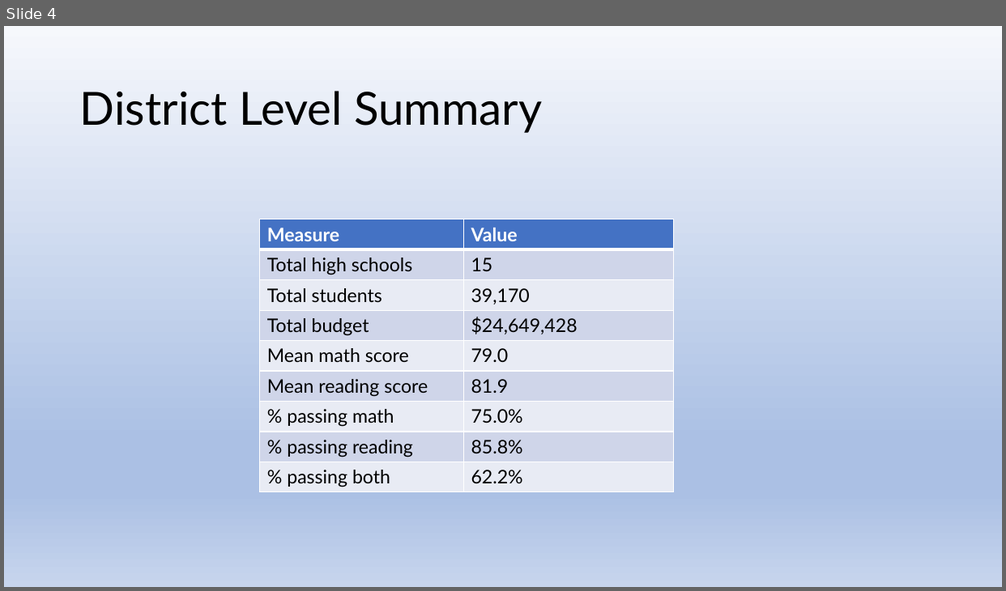
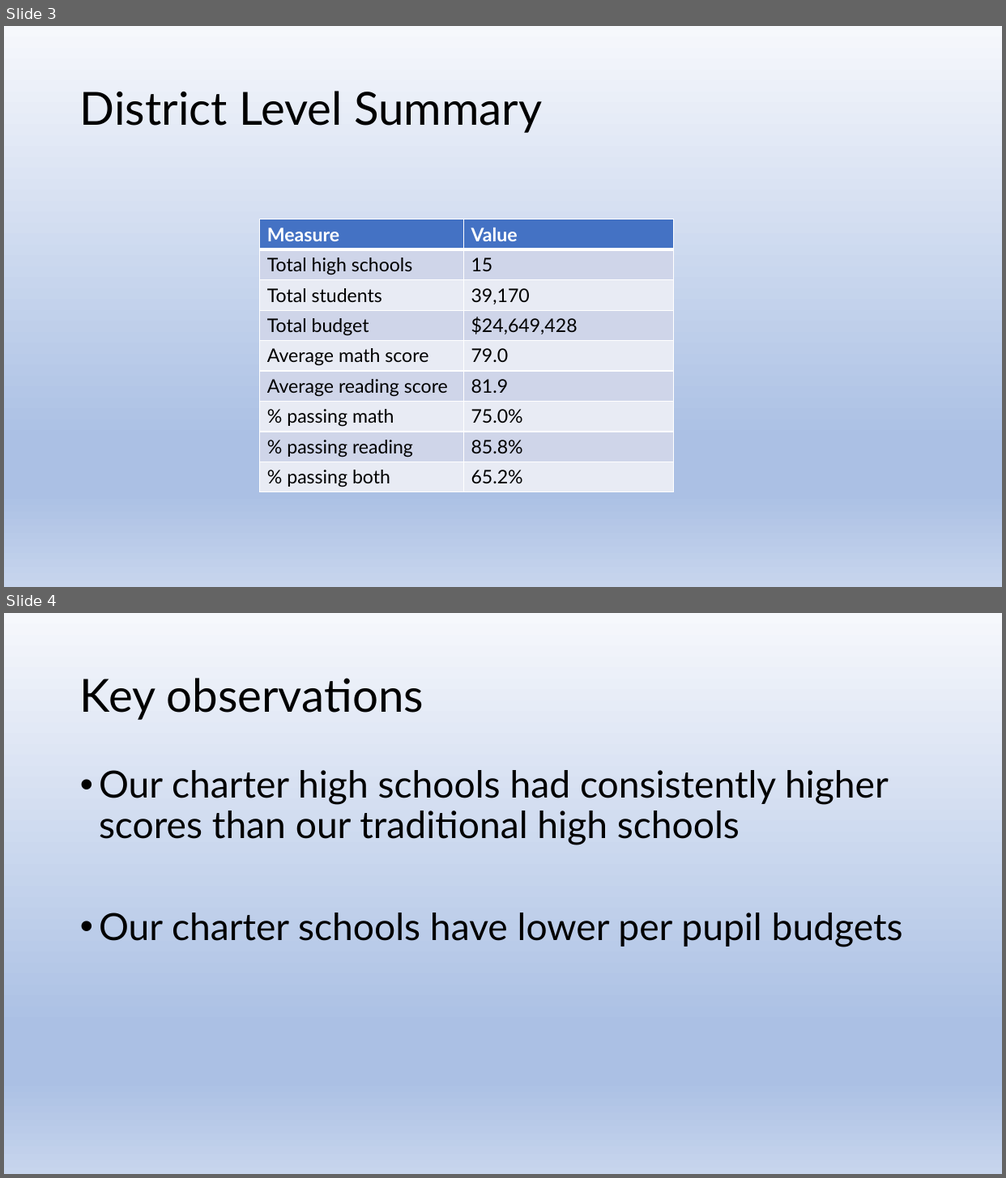
Before and after one commit to js816/tableau_school_district_analysis, a slide deck: School District Analysis.pptx. Shown one above the other, each under a label of ours: slide 4 before the commit, slides 3 and 4 after it. The pictures are 1006x591 and 1006x1178 pixels, drawn with LibreOffice and Linux fonts; fonts in the diff are those of the drawing. Boxes give left, top, right and bottom in pixels: in the first picture for what was removed or moved away, otherwise in the second. Text is boxed around its words. In the diff, an @@ line names an element or a change of style, - is before the commit and + after.

```diff
--- a/School District Analysis.pptx
+++ b/School District Analysis.pptx
@@ slide 4 added at (x1=4, y1=613, x2=1002, y2=1174), background gradient #F6F8FC to #ABC0E4 to #C7D5ED @@
@@ title added at (x1=80, y1=678, x2=424, y2=720), 44 pt, text #000000 @@
+Key observations
@@ text added at (x1=99, y1=770, x2=903, y2=948), 36 pt, text #000000 @@
+• Our charter high schools had consistently higher scores than our traditional high schools
+• Our charter schools have lower per pupil budgets
@@ what was slide 4 is now slide 3 @@
@@ slide 3 changed as well @@
@@ table at (x1=260, y1=219, x2=673, y2=493) @@
-row 5, column 1: Mean math score
+row 5, column 1: Average math score
-row 6, column 1: Mean reading score
+row 6, column 1: Average reading score
-row 9, column 2: 62.2%
+row 9, column 2: 65.2%
```
Also in this commit, not shown: 4 other slides changed, 20 other slides added, 1 slide removed, 1 other file.
